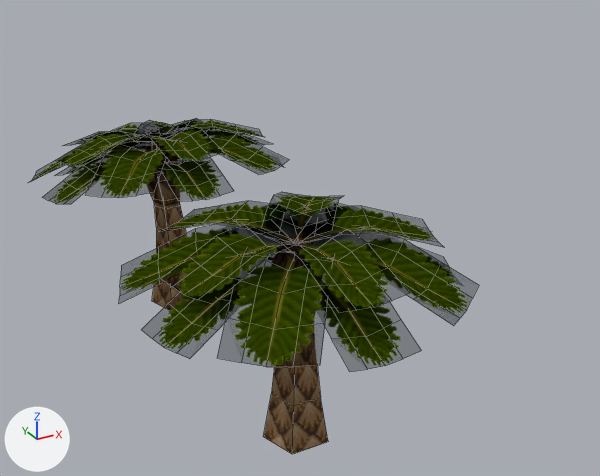
An edit to the Blender file Assets/World/C9L1/raw/C9L1_props.blend, drawn before and after from the same camera.
Rendered twice from a camera (50 mm lens) standing at (-20.1, -36.9, 31.5) and looking at (5.7, 10.0, 8.0). The axes (+X, +Y, +Z) are drawn at lower left. The lights are the same throughout. Mesh edges are drawn as thin lines.

The first picture shows 'Palm_detail', 'palm2_body', 'palm2_detail', 'palm_body'.
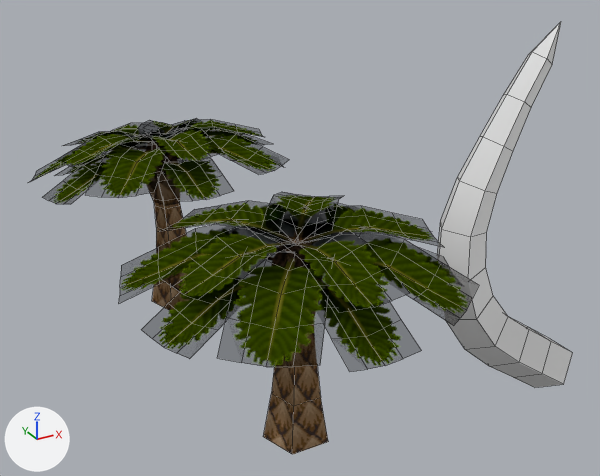
Pixel boxes (x1, y1, x2, y2) of what changed, in the pictures (600 x 476 px):
'Bone', added: after (437, 22, 573, 388)

The change, as a diff of the scene's bpy script:
```diff
--- a/Assets/World/C9L1/raw/C9L1_props.blend.py
+++ b/Assets/World/C9L1/raw/C9L1_props.blend.py
@@ me_plane_004 @@
+me_plane_004.from_pydata(...)  # 60 vertices, 55 faces; spans x -6.0..5.9, y -1.9..1.9, z -3.1..23.4
+me_plane_004.polygons.foreach_set('use_smooth', [True] * 55)
@@ ob_bone @@
+ob_bone = bpy.data.objects.new('Bone', me_plane_004)
+ob_bone.location = (16.0, 0.0, 0.0)
```
